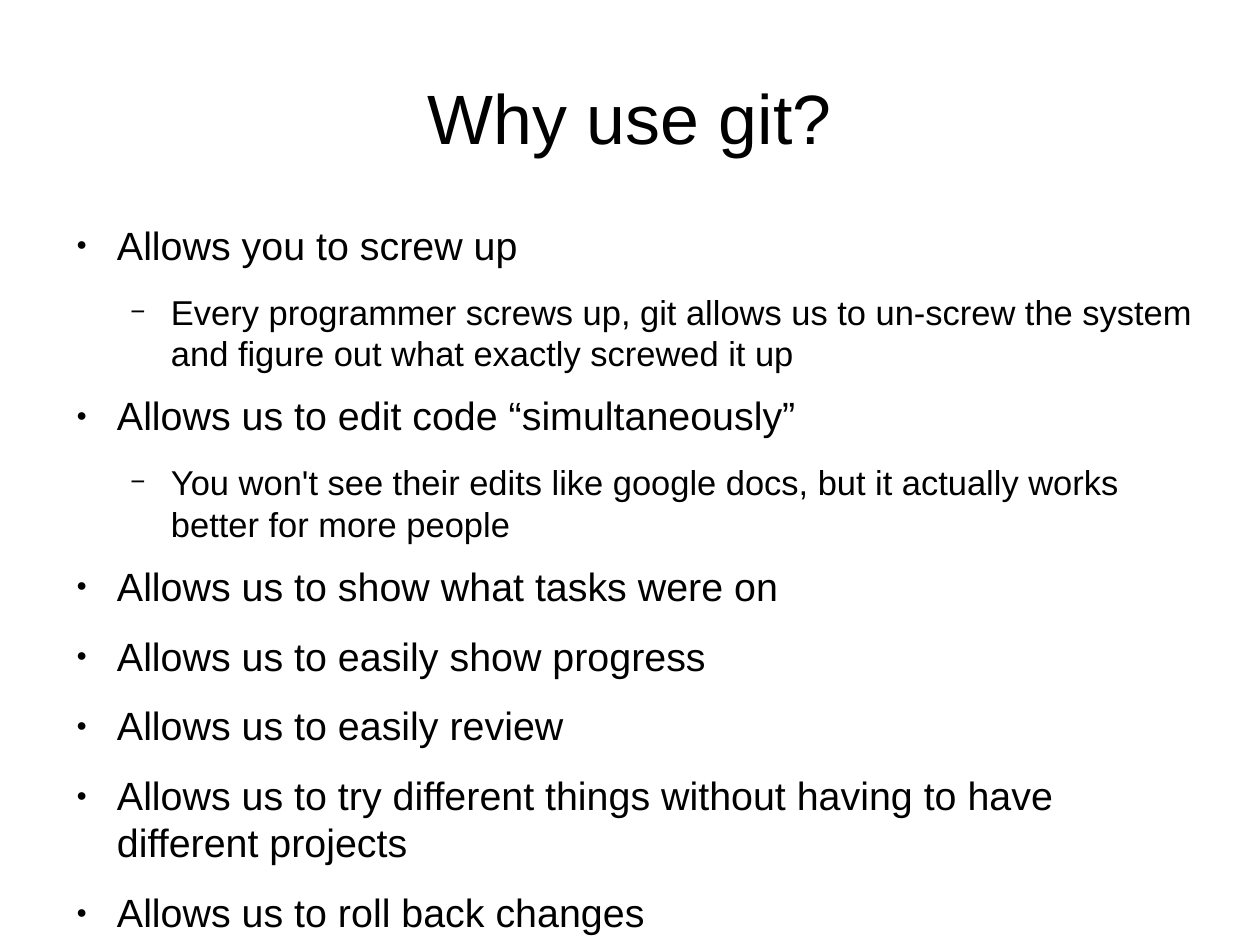
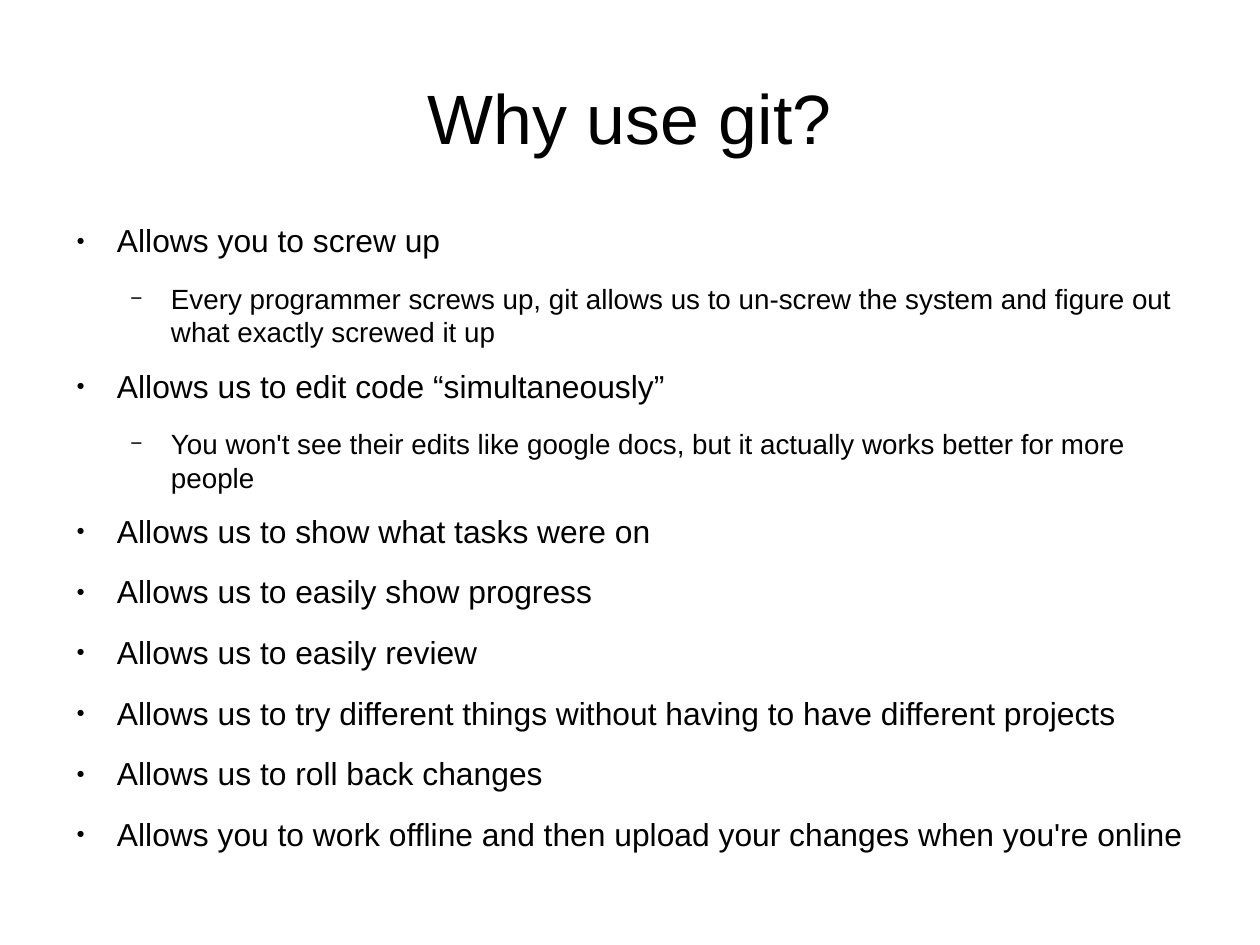
Before and after one commit to UMKCRobotics/Chris-Git-Presentation, a slide deck: slide 4 of presentation.odp (slide 3 before the commit). Drawn at 1260x945 pixels with LibreOffice and Linux fonts; fonts in the diff are those of the drawing. Boxes give left, top, right and bottom in pixels: in the first picture for what was removed or moved away, otherwise in the second. Text is boxed around its words. In the diff, an @@ line names an element or a change of style, - is before the commit and + after.

```diff
--- a/presentation.odp
+++ b/presentation.odp
@@ text at box(117, 229, 1171, 791): size 24.8 to 20 pt in "Allows you to screw up", "Allows us to edit code “simultaneously”", "Allows us to show what tasks were ...", "Allows us to easily show progress" and 3 more places; size 21.7 to 17.5 pt in "Every programmer screws up, git allows us ...", "You won't see their edits like google ..." @@
@@ text at box(117, 823, 1182, 852): paragraph added @@
+● Allows you to work offline and then upload your changes when you're online
```
Also in this commit, not shown: 4 other slides changed, 13 slides added, 1 slide removed, 16 other files.
